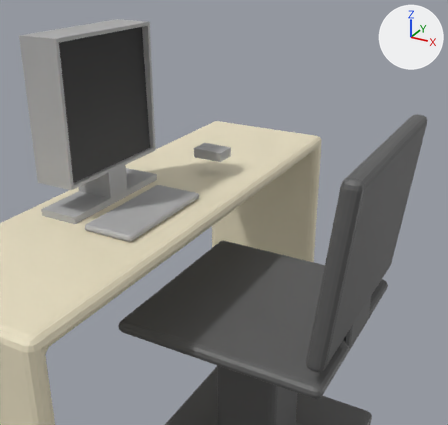
The FBX model Assets/Prefabs/Arbeit_Arbeitsplatz.fbx: old version first, new version second.
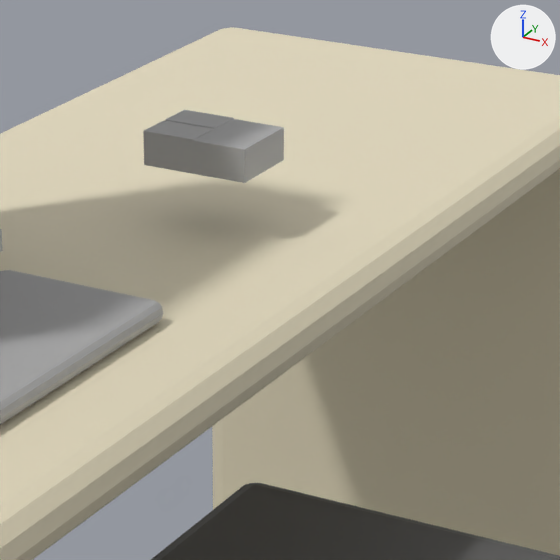
Old and new are each drawn from a 50 mm camera at (4.446, -1.688, 1.543) aimed at (3.536, -0.034, 0.716) and again close up on the part from 35% to 68% of the width and 27% to 61% of the height. Arrows for +X, +Y and +Z are at upper right; the lights stay in place. The older version's two pictures come first. Where no turn or scale is listed for an object, it has been applied to the vertices.

The older version as bpy lines, for what is in view:
```python
me_cube_009 = bpy.data.meshes.new('Cube.009')
me_cube_009.from_pydata(...)  # 358 vertices, 349 faces; spans x -0.05..0.05, y -0.035..0.035, z -0.015..0.016
me_cube_009.materials.append(mat_arbeit_plastik)  # grey #b0b0b0
me_cube_010 = bpy.data.meshes.new('Cube.010')
me_cube_010.from_pydata(...)  # 614 vertices, 629 faces; spans x -0.3..0.352, y -0.3..0.3, z -0.027..1.073
me_cube_010.materials.append(mat_arbeit_stuhl)  # dark grey #5e5e5e
me_cube_011 = bpy.data.meshes.new('Cube.011')
me_cube_011.from_pydata(...)  # 96 vertices, 98 faces; spans x -0.107..0.05, y -0.24..0.107, z -0.01..0.01
me_cube_011.materials.append(mat_arbeit_plastik)  # grey #b0b0b0
ob_maus = bpy.data.objects.new('Maus', me_cube_009)
ob_maus.location = (3.4695, 0.0083, 0.9018)
ob_stuhl = bpy.data.objects.new('Stuhl', me_cube_010)
ob_stuhl.location = (3.7848, -0.2637, 0.035)
ob_tastatur = bpy.data.objects.new('Tastatur', me_cube_011)
ob_tastatur.location = (3.5008, -0.3136, 0.8406)
# also in view: 'Tisch' at (3.39, -0.198, 0.415)
```
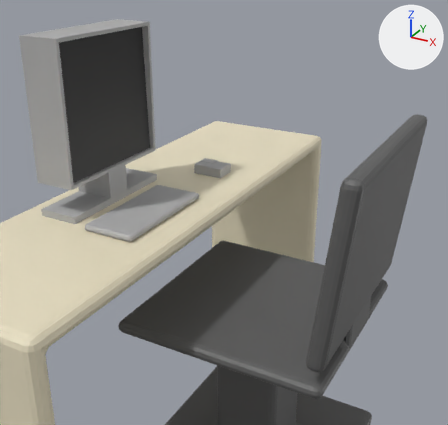
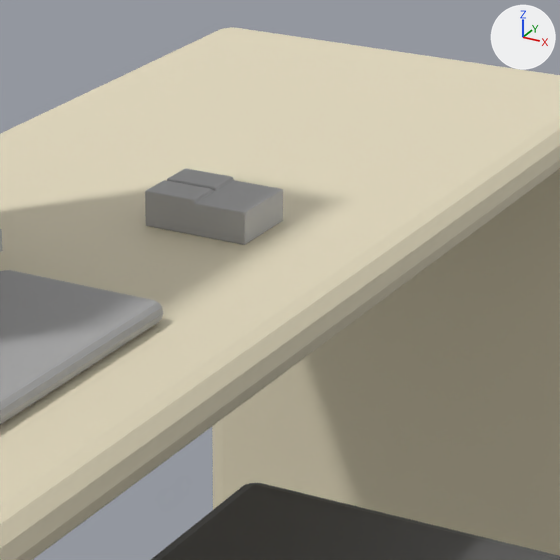
Pixel boxes (x1, y1, x2, y2) of what changed, in the close-ups (560 x 560 px):
'Maus', moved
    before: (143, 110, 284, 183)
    after: (145, 169, 283, 245)

What the commit changed:
Object 'Maus' (ob_maus) moves from (3.4695, 0.0083, 0.9018) to (3.4695, 0.0083, 0.8456).
